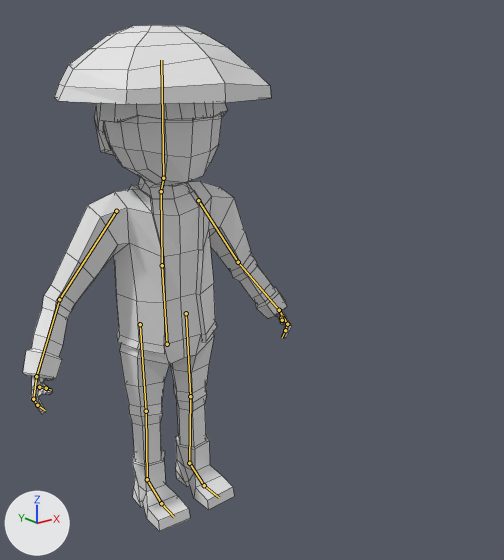
The Blender file Map/Assets/Models/Yamato_civil/yamato_civil.blend as it was, and as the next commit left it.
Both versions are drawn from a camera (50 mm lens) standing at (-10.89, -17.88, 14.14) and looking at (2.25, -1.46, 7.58). Every picture has the same lights, and +X, +Y and +Z are marked at lower left. The bones that bend it are drawn over the model as lines. Mesh edges are drawn as thin lines.

Objects in the first picture: 'Yamato'.
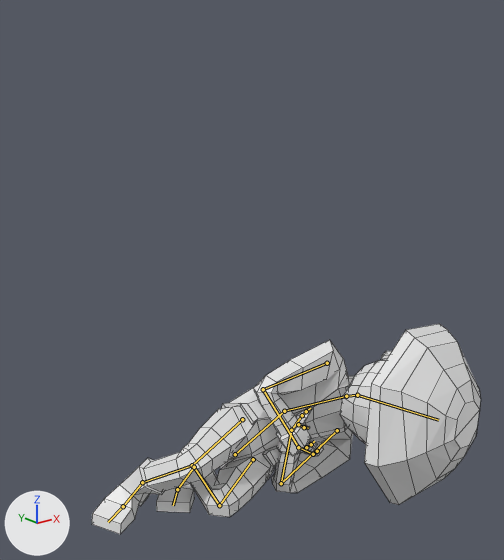
The newer file adds an action. The first version stands in its rest pose; the second is drawn at frame 15 of the action 'Dead'.

What the commit changed:
Bone 'abdomen' (bone_abdomen) moves from (0.0, 0.0, 0.0) to (-0.52, -4.09, 1.98).
Bone 'abdomen' (bone_abdomen) turns from (0, 0, 0) to (63, 22, -29) degrees about its own x, y and z.
Bone 'pecho' (bone_pecho) turns from (0, 0, 0) to (-39, 1, 73) degrees about its own x, y and z.
Bone 'cabeza' (bone_cabeza) turns from (0, 0, 0) to (-53, 3, 8) degrees about its own x, y and z.
Bone 'brazo_L' (bone_brazo_l) turns from (0, 0, 0) to (-30, -20, -23) degrees about its own x, y and z.
Bone 'antebrazo_L' (bone_antebrazo_l) turns from (0, 0, 0) to (-88, -46, -20) degrees about its own x, y and z.
Bone 'mano_L' (bone_mano_l) turns from (0, 0, 0) to (-2, -2, -21) degrees about its own x, y and z.
Bone 'brazo_R' (bone_brazo_r) turns from (0, 0, 0) to (-30, 20, 23) degrees about its own x, y and z.
Bone 'antebrazo_R' (bone_antebrazo_r) turns from (0, 0, 0) to (-68, 50, 28) degrees about its own x, y and z.
Bone 'mano_R' (bone_mano_r) turns from (0, 0, 0) to (-15, 15, 16) degrees about its own x, y and z.
Bone 'tibia_L' (bone_tibia_l) turns from (0, 0, 0) to (-2, -3, 4) degrees about its own x, y and z.
Bone 'tibia_R' (bone_tibia_r) turns from (0, 0, 0) to (-2, 2, 1) degrees about its own x, y and z.
Bone 'pie_L_control' (bone_pie_l_control) turns from (0, 0, 0) to (0, 0, -45) degrees about its own x, y and z.
Bone 'pie_L.001' (bone_pie_l_001) turns from (0, 0, 0) to (4, 24, -24) degrees about its own x, y and z.
Bone 'pie_R_control' (bone_pie_r_control) turns from (0, 0, 0) to (0, 0, -62) degrees about its own x, y and z.
Bone 'pie_R.001' (bone_pie_r_001) turns from (0, 0, 0) to (5, 13, -13) degrees about its own x, y and z.

Location of each change, [x1, y1, x2, y2] in pixels of the pictures (504 x 560 px):
'Yamato', posed (44% wider, 58% shorter)
    before: [23, 25, 292, 531]
    after: [92, 324, 481, 534]
bone 'abdomen', root to tip
    before: (167, 344) to (162, 265)
    after: (235, 454) to (284, 411)
bone 'pecho', root to tip
    before: (162, 265) to (161, 191)
    after: (284, 411) to (346, 396)
bone 'cabeza', root to tip
    before: (163, 178) to (161, 60)
    after: (357, 395) to (438, 420)
bone 'brazo_L', root to tip
    before: (198, 200) to (238, 262)
    after: (337, 430) to (281, 483)
bone 'antebrazo_L', root to tip
    before: (238, 262) to (279, 310)
    after: (281, 483) to (291, 430)
bone 'mano_L', root to tip
    before: (279, 310) to (287, 324)
    after: (291, 430) to (302, 415)
bone 'brazo_R', root to tip
    before: (116, 211) to (59, 299)
    after: (327, 363) to (263, 389)
bone 'antebrazo_R', root to tip
    before: (59, 299) to (36, 376)
    after: (263, 389) to (298, 447)
bone 'mano_R', root to tip
    before: (36, 376) to (33, 399)
    after: (298, 447) to (313, 454)
bone 'tibia_L', root to tip
    before: (190, 396) to (189, 463)
    after: (219, 505) to (194, 467)
bone 'tibia_R', root to tip
    before: (146, 411) to (147, 479)
    after: (192, 465) to (142, 482)
